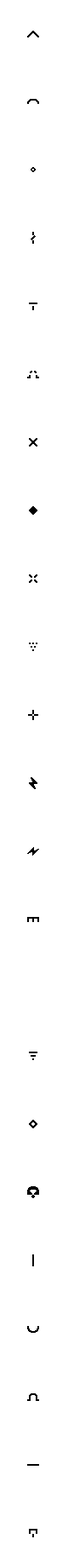
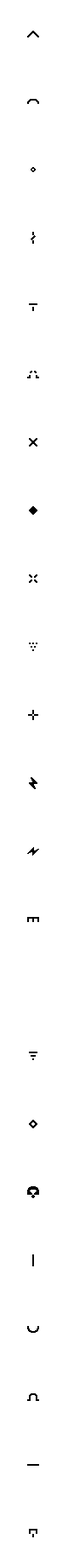
Layers edited between the first and the second 68×1568 image:
painted on "symbols" over 28, 302, 38, 312
